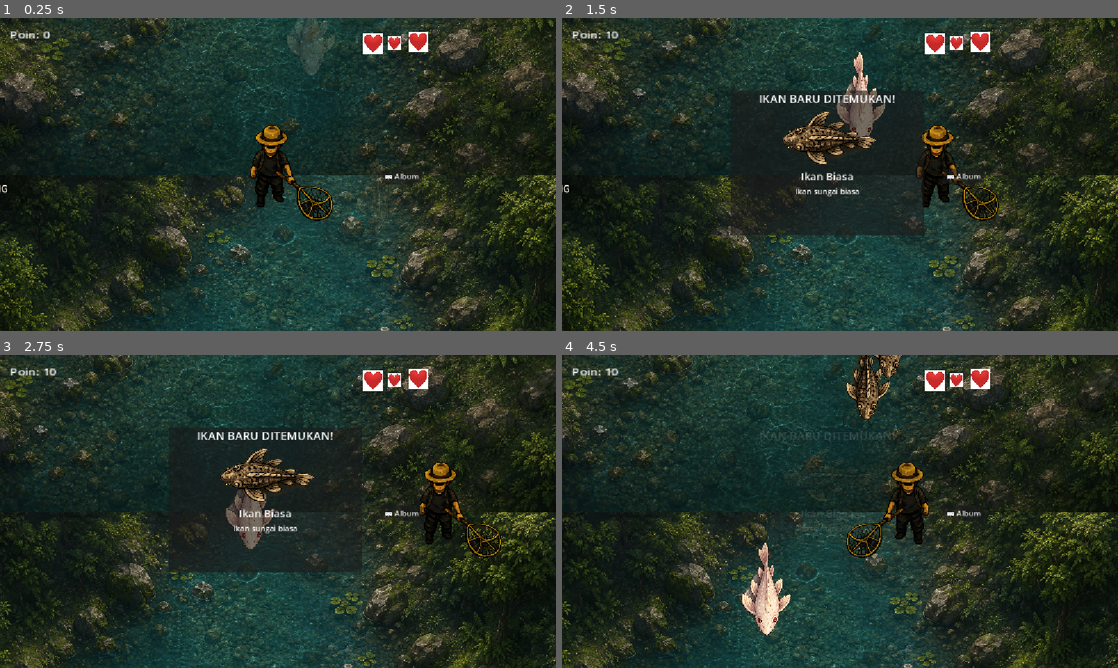
Above: before the commit, frames 1-4 (two rows, left to right).
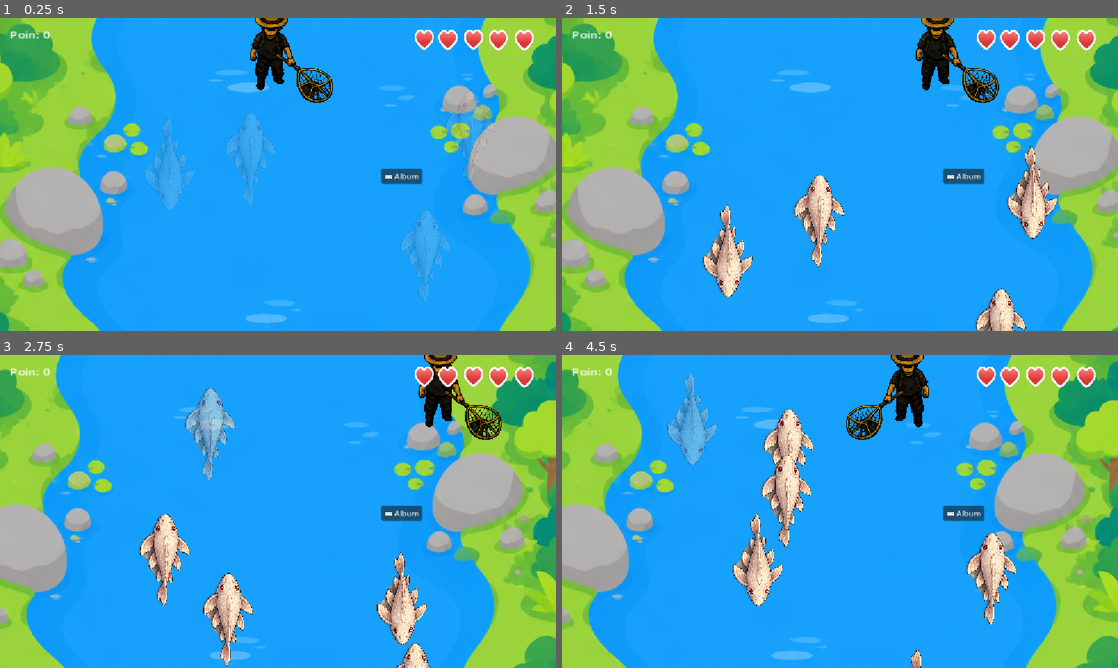
Above: after the commit, the same moments.

Repository: p4rtof/Pandawara
Game: Godot game, scene res://scene/game_sungai.tscn
Two runs of this game, one before a commit and one after it. Both use one fixed random seed, a clock stepped at 60 frames per second and the inputs below. This scene is started directly instead of the project's main scene.
Inputs (mouse positions are in pixels of both pictures, inside the frame that each line leads up to):
- Up to frame 1 (0.25 s): no input
- Up to frame 2 (1.5 s): tap Enter at 0.5 s; move the mouse to (962, 158) at 0.52 s; hold Right (ui_right) 0.53-1.25 s; click (962, 158) at 0.67 s; tap Space at 0.77 s; drag from (728, 190) to (979, 202) at 1.27 s
- Up to frame 3 (2.75 s): move the mouse to (333, 442) at 2.02 s; hold Right (ui_right) from 2.03 s (still down)
- Up to frame 4 (4.5 s): release Right (ui_right) at 2.75 s; drag from (812, 574) to (673, 464) at 2.77 s; move the mouse to (1006, 558) at 3.52 s; hold Left (ui_left) 3.53-4.25 s; tap Space at 3.77 s; drag from (673, 464) to (867, 358) at 4.27 s

The runs differ from the first frame. In frame 1, 100% of the frame differs, in the area x 0-100%, y 0-100%; in frame 2, 100%; in frame 3, 100%; in frame 4, 100%.

Commit message:
fix: buka bioma dan hati

Diff:
--- a/scene/album.tscn
+++ b/scene/album.tscn
@@ -39,6 +39,7 @@
 offset_right = 387.0558
 offset_bottom = 306.72745
 theme_override_colors/font_color = Color(0.65764004, 0, 0.1615921, 1)
+text = "Kembali"
 
 [node name="ScrollContainer" type="ScrollContainer" parent="." unique_id=1711081329]
 layout_mode = 1
--- a/scene/game_sungai.tscn
+++ b/scene/game_sungai.tscn
@@ -5,7 +5,7 @@
 [ext_resource type="PackedScene" uid="uid://daps3mh3s4gek" path="res://scene/sapu_sapu.tscn" id="3_ad5km"]
 [ext_resource type="PackedScene" uid="uid://c72diyxp8dws4" path="res://scene/player.tscn" id="4_cjpnc"]
 [ext_resource type="Script" uid="uid://cbcp2kut1xfpk" path="res://script/ui.gd" id="6_2v02c"]
-[ext_resource type="Texture2D" uid="uid://ddktfaqjeipeh" path="res://asset/hati.jpeg" id="7_5yxky"]
+[ext_resource type="Texture2D" uid="uid://cf4wcvcirsbtk" path="res://asset/hati.png" id="6_hlnvp"]
 
 [node name="game_sungai" type="Node2D" unique_id=1041822859]
 script = ExtResource("1_35kdq")
@@ -48,29 +48,45 @@
 scale = Vector2(1.5762873, 1.2396038)
 text = "Point : 0"
 
-[node name="Hati1" type="TextureRect" parent="UI" unique_id=2071872546]
-offset_left = 804.0
-offset_top = 37.999992
-offset_right = 1029.0
-offset_bottom = 263.0
-scale = Vector2(0.11696994, 0.12940969)
-texture = ExtResource("7_5yxky")
+[node name="Hati1" type="TextureRect" parent="UI" unique_id=1793911286]
+offset_left = 1067.0
+offset_top = 24.999998
+offset_right = 1292.0
+offset_bottom = 250.0
+scale = Vector2(0.17573284, 0.19098508)
+texture = ExtResource("6_hlnvp")
 
 [node name="Hati2" type="TextureRect" parent="UI" unique_id=1382022387]
-offset_left = 847.00006
-offset_top = 28.0
-offset_right = 1072.0
-offset_bottom = 253.0
+offset_left = 1013.0
+offset_top = 25.0
+offset_right = 1238.0
+offset_bottom = 250.0
 scale = Vector2(0.17573284, 0.19098508)
-texture = ExtResource("7_5yxky")
+texture = ExtResource("6_hlnvp")
 
 [node name="Hati3" type="TextureRect" parent="UI" unique_id=1970191767]
-offset_left = 753.0
-offset_top = 31.999992
-offset_right = 978.0
-offset_bottom = 257.0
+offset_left = 961.0
+offset_top = 24.000015
+offset_right = 1186.0
+offset_bottom = 249.00002
 scale = Vector2(0.18006131, 0.18542334)
-texture = ExtResource("7_5yxky")
+texture = ExtResource("6_hlnvp")
+
+[node name="Hati4" type="TextureRect" parent="UI" unique_id=207709721]
+offset_left = 908.00006
+offset_top = 25.000015
+offset_right = 1133.0
+offset_bottom = 250.00002
+scale = Vector2(0.18006131, 0.18542334)
+texture = ExtResource("6_hlnvp")
+
+[node name="Hati5" type="TextureRect" parent="UI" unique_id=74461485]
+offset_left = 859.0
+offset_top = 24.000015
+offset_right = 1084.0
+offset_bottom = 249.00002
+scale = Vector2(0.18006131, 0.18542334)
+texture = ExtResource("6_hlnvp")
 
 [node name="AlbumButton" type="Button" parent="UI" unique_id=159305130]
 offset_left = 790.0
--- a/script/game.gd
+++ b/script/game.gd
@@ -2,18 +2,41 @@
 
 @export var ikan_scene: PackedScene
 @export var sapu_sapu_scene: PackedScene
-var batas_ikan = 50
-var bg_tiles = []
+var batas_ikan = 30
+
+var sungai_atas = 0.0
+var sungai_bawah = 0.0
 
 func _ready():
 	MusicManager.putar("res://asset/audio/sound.ogg")
 	$Timer.wait_time = 2.0
 	$Timer.start()
 
-	# Player mulai di tengah
-	$Player.position = Vector2(576, 0)
+	# Buat background sungai — SATU gambar saja, TIDAK di-tile
+	var tex = load("res://asset/bg_sungai.png")
+	var target_width = 1552.0
+	var bg_scale = target_width / tex.get_width()
+	var tex_h_scaled = tex.get_height() * bg_scale
 
-	# Reset kamera
+	var spr = Sprite2D.new()
+	spr.texture = tex
+	spr.centered = false
+	spr.scale = Vector2(bg_scale, bg_scale)
+	spr.position = Vector2(-200, 0)
+	add_child(spr)
+	move_child(spr, 0)
+
+	sungai_atas = 0.0
+	sungai_bawah = tex_h_scaled
+
+	# Player mulai di dekat atas sungai
+	$Player.position = Vector2(576, 80)
+
+	# Kasih tahu player batas geraknya (atas & bawah)
+	$Player.batas_atas = sungai_atas + 40
+	$Player.batas_bawah = sungai_bawah - 40
+
+	# Kamera dikunci sesuai ukuran sungai
 	var cam = $Player.get_node("Camera2D")
 	cam.offset = Vector2.ZERO
 	cam.anchor_mode = Camera2D.ANCHOR_MODE_DRAG_CENTER
@@ -21,39 +44,14 @@
 	cam.reset_smoothing()
 	cam.limit_left   = -200
 	cam.limit_right  = 1350
-	cam.limit_top    = -999999
-	cam.limit_bottom = 999999
+	cam.limit_top    = sungai_atas
+	cam.limit_bottom = sungai_bawah
 	cam.force_update_scroll()
 
-	# Buat tile background
-	var tex = load("res://asset/bg_sungai.png")
-	var tex_h = tex.get_height() - 1
-	for i in range(-10, 10):
-		var spr = Sprite2D.new()
-		spr.texture = tex
-		spr.centered = false
-		spr.position = Vector2(-200, i * tex_h)
-		add_child(spr)
-		move_child(spr, 0)
-		bg_tiles.append(spr)
-
-	# Spawn ikan awal di seluruh sungai
 	_spawn_ikan_awal()
 
-func _process(_delta):
-	# Background tile ikut player
-	if bg_tiles.size() == 0:
-		return
-	var tex_h = bg_tiles[0].texture.get_height() - 1
-	var player_y = $Player.position.y
-	for tile in bg_tiles:
-		while tile.position.y > player_y + tex_h * 6:
-			tile.position.y -= tex_h * bg_tiles.size()
-		while tile.position.y < player_y - tex_h * 6:
-			tile.position.y += tex_h * bg_tiles.size()
-
 func _spawn_ikan_awal():
-	for i in range(100):
+	for i in range(25):
 		var ikan_baru
 		if randf() < 0.3:
 			ikan_baru = sapu_sapu_scene.instantiate()
@@ -61,8 +59,8 @@
 			ikan_baru = ikan_scene.instantiate()
 
 		ikan_baru.position = Vector2(
-			randf_range(350, 1000),
-			randf_range(-20000, 20000)  # seluruh sungai!
+			randf_range(350, 1000),  # ← disamakan dengan BATAS_KIRI/BATAS_KANAN player
+			randf_range(sungai_atas + 100, sungai_bawah - 100)
 		)
 
 		add_child(ikan_baru)
@@ -81,7 +79,6 @@
 	else:
 		ikan_baru = ikan_scene.instantiate()
 
-	# Spawn di sekitar posisi player
 	var player_pos = $Player.position
 	var spawn_pos = Vector2.ZERO
 	var jarak_aman = 200.0
@@ -90,8 +87,8 @@
 
 	while coba < max_coba:
 		spawn_pos = Vector2(
-			randf_range(250, 900),
-			player_pos.y + randf_range(-500, 500)
+			randf_range(350, 1000),  # ← disamakan juga di sini
+			clamp(player_pos.y + randf_range(-500, 500), sungai_atas + 100, sungai_bawah - 100)
 		)
 		if spawn_pos.distance_to(player_pos) > jarak_aman:
 			break
--- a/script/global.gd
+++ b/script/global.gd
@@ -1,14 +1,14 @@
 extends Node
 
 var poin = 0
-var nyawa = 3
+var nyawa = 5
 var album_koleksi = []
 var bioma_dipilih = 0
 var poin_per_bioma = [0, 0, 0]  # ← [hulu, pertengahan, perkotaan]
 
 func reset_game():
 	poin = 0
-	nyawa = 3
+	nyawa = 5
 	album_koleksi.clear()
 	bioma_dipilih = 0
 	# poin_per_bioma TIDAK direset biar progress unlock tetap tersimpan
--- a/script/ikan.gd
+++ b/script/ikan.gd
@@ -30,8 +30,8 @@
 	timer_ganti_arah -= delta
 	if timer_ganti_arah <= 0:
 		_ganti_arah()
-	if position.x > 1150:
-		position.x = 1150
+	if position.x > 1000:
+		position.x = 1000
 		_ganti_arah()
 	elif position.x < 350:
 		position.x = 350
--- a/script/player.gd
+++ b/script/player.gd
@@ -6,20 +6,19 @@
 @onready var jaring_kiri = $Jaring/JaringKiri
 @onready var sprite = $Sprite2D
 
-# ← SESUAIKAN angka ini dengan lebar sungai di gambarmu!
-# PERHATIKAN! Karena posisi minus, kiri lebih kecil dari kanan
-const BATAS_KIRI = -200.0   # Batas daratan kiri
-const BATAS_KANAN = 1150.0 # Batas daratan kanan
+const BATAS_KIRI = 350.0    # ← sesuaikan angka ini
+const BATAS_KANAN = 1000.0  # ← sesuaikan angka ini
+
+var batas_atas = -999999.0
+var batas_bawah = 999999.0
 
 func _ready():
 	jaring_kanan.disabled = true
 	jaring_kiri.disabled = true
 
 func _physics_process(_delta):
-	#/print("X: ", position.x)
 	var input_dir = Input.get_vector("ui_left", "ui_right", "ui_up", "ui_down")
 	velocity = input_dir * SPEED
-
 
 	if input_dir.x > 0:
 		sprite.flip_h = false
@@ -29,11 +28,8 @@
 		sprite.flip_h = true
 		jaring_kanan.disabled = true
 		jaring_kiri.disabled = false
-	#else:
-		#jaring_kanan.disabled = true
-		#jaring_kiri.disabled = true
 
 	move_and_slide()
 
-	# Batasi posisi player di area sungai
-	#position.x = clamp(position.x, BATAS_KIRI, BATAS_KANAN)
+	position.x = clamp(position.x, BATAS_KIRI, BATAS_KANAN)  # ← uncomment, player mentok kiri-kanan
+	position.y = clamp(position.y, batas_atas, batas_bawah)
--- a/script/ui.gd
+++ b/script/ui.gd
@@ -4,12 +4,14 @@
 @onready var hati1 = $Hati1
 @onready var hati2 = $Hati2
 @onready var hati3 = $Hati3
+@onready var hati4 = $Hati4  # ← tambah ini
+@onready var hati5 = $Hati5  # ← tambah ini
 @onready var album_button = $AlbumButton
 
 var album_scene = preload("res://scene/album.tscn")
 
 func _ready():
-	add_to_group("ui_layer")  # ← penting untuk popup!
+	add_to_group("ui_layer")
 	album_button.pressed.connect(_buka_album)
 
 func _process(_delta):
@@ -17,6 +19,8 @@
 	hati1.visible = Global.nyawa >= 1
 	hati2.visible = Global.nyawa >= 2
 	hati3.visible = Global.nyawa >= 3
+	hati4.visible = Global.nyawa >= 4  # ← tambah ini
+	hati5.visible = Global.nyawa >= 5  # ← tambah ini
 
 func _buka_album():
 	get_tree().paused = true
Binary file changed: asset/bg_sungai.png
Binary file added: asset/hati.png
Not shown, added: asset/hati.png.import
